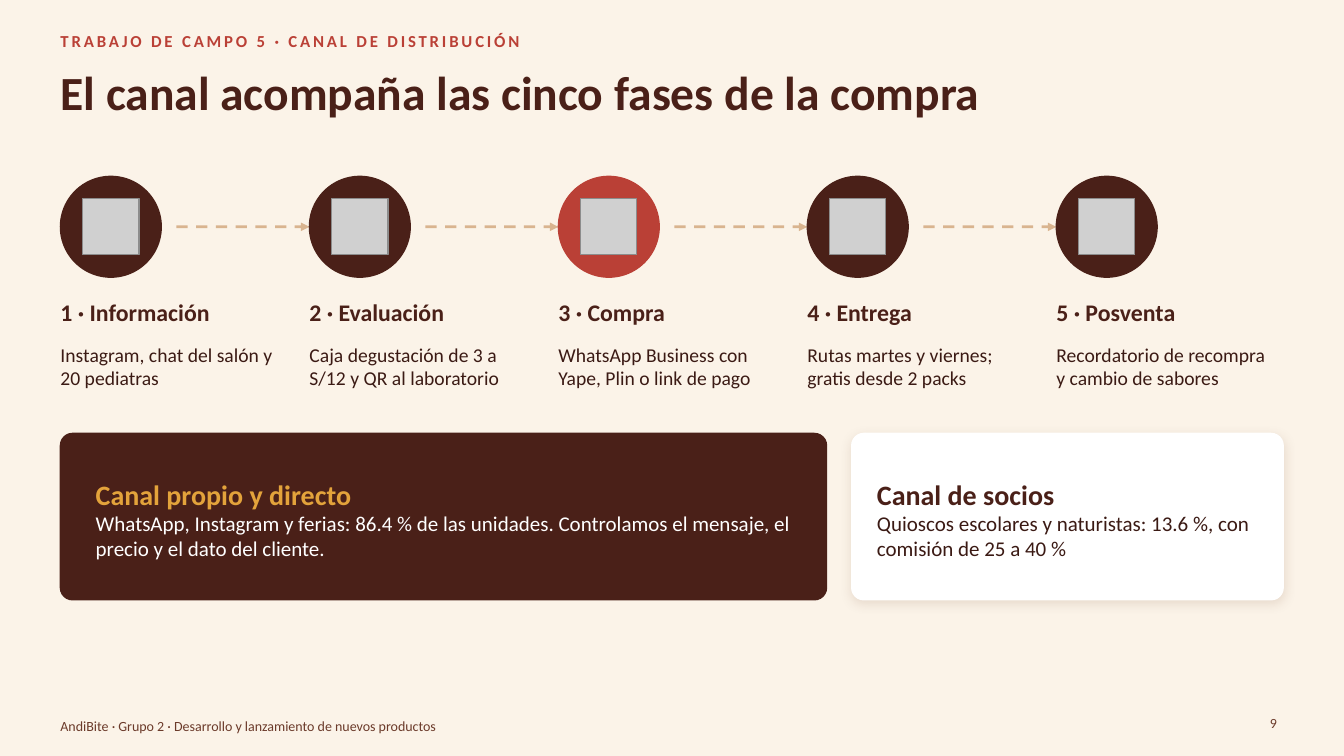
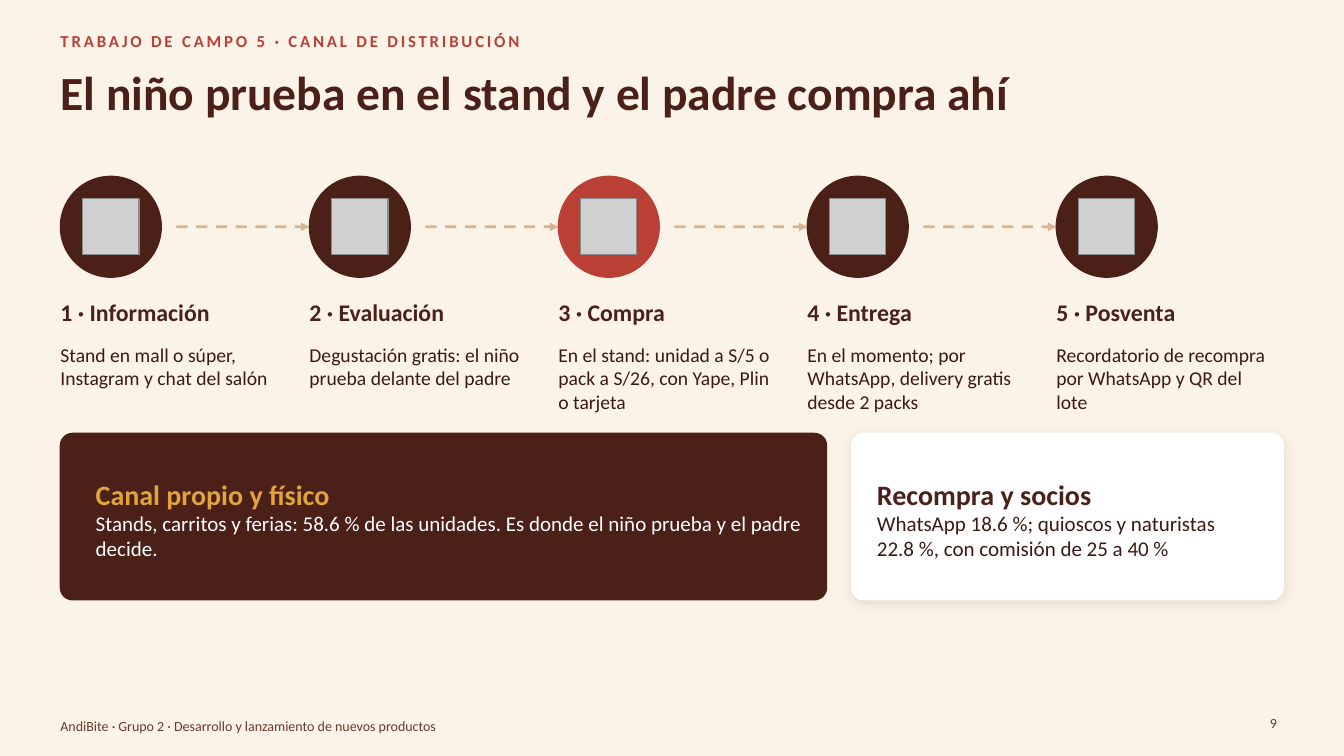
Before and after one commit to Darknow-web/Desarrollo-y-lanzamiento-de-producto-y-marca, a slide deck: slide 9 of 04-reformulacion/TC5-8/TC5-8-AndiBite.pptx. Drawn at 1344x756 pixels with LibreOffice and Linux fonts; fonts in the diff are those of the drawing; grey boxes stand for pictures; background and template pictures are left out. Boxes give left, top, right and bottom in pixels: in the first picture for what was removed or moved away, otherwise in the second. Text is boxed around its words. In the diff, an @@ line names an element or a change of style, - is before the commit and + after.

```diff
--- a/04-reformulacion/TC5-8/TC5-8-AndiBite.pptx
+++ b/04-reformulacion/TC5-8/TC5-8-AndiBite.pptx
@@ title at bbox=[60, 76, 1008, 118]: text changed @@
-El canal acompaña las cinco fases de la compra
+El niño prueba en el stand y el padre compra ahí
@@ text at bbox=[60, 348, 267, 389]: text changed @@
-Instagram, chat del salón y 20 pediatras
+Stand en mall o súper, Instagram y chat del salón
@@ text at bbox=[309, 348, 519, 388]: text changed @@
-Caja degustación de 3 a S/12 y QR al laboratorio
+Degustación gratis: el niño prueba delante del padre
@@ text at bbox=[558, 348, 769, 413]: text changed @@
-WhatsApp Business con Yape, Plin o link de pago
+En el stand: unidad a S/5 o pack a S/26, con Yape, Plin o tarjeta
@@ text at bbox=[807, 348, 1012, 412]: text changed @@
-Rutas martes y viernes; gratis desde 2 packs
+En el momento; por WhatsApp, delivery gratis desde 2 packs
@@ text at bbox=[1056, 348, 1265, 409]: text changed @@
-Recordatorio de recompra y cambio de sabores
+Recordatorio de recompra por WhatsApp y QR del lote
@@ text at bbox=[96, 485, 801, 556]: text changed @@
-Canal propio y directo
-WhatsApp, Instagram y ferias: 86.4 % de las unidades. Controlamos el mensaje, el precio y el dato del cliente.
+Canal propio y físico
+Stands, carritos y ferias: 58.6 % de las unidades. Es donde el niño prueba y el padre decide.
@@ text at bbox=[877, 485, 1215, 556]: text changed @@
-Canal de socios
-Quioscos escolares y naturistas: 13.6 %, con comisión de 25 a 40 %
+Recompra y socios
+WhatsApp 18.6 %; quioscos y naturistas 22.8 %, con comisión de 25 a 40 %
```
Also in this commit, not shown: 18 other slides changed, 2 slides added, 3 other files.
